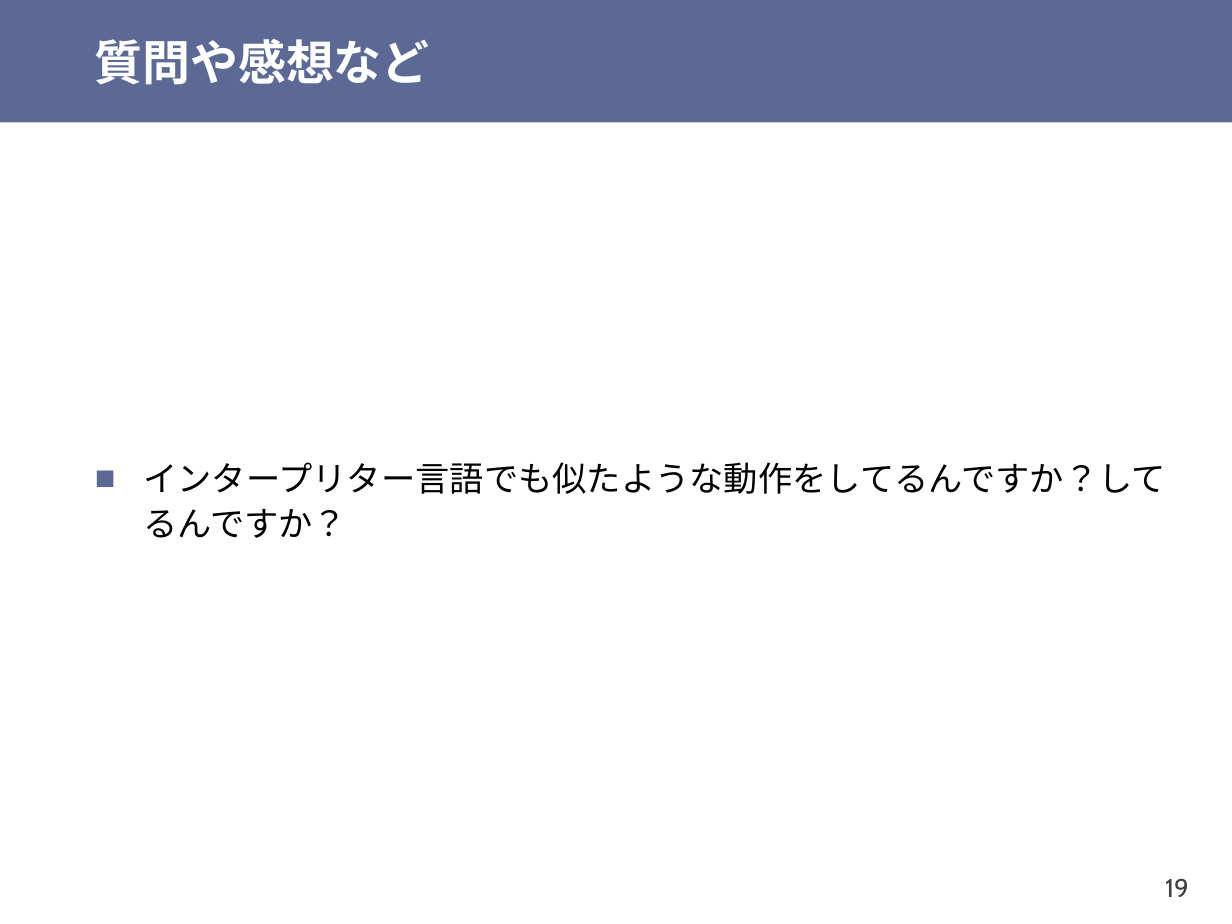
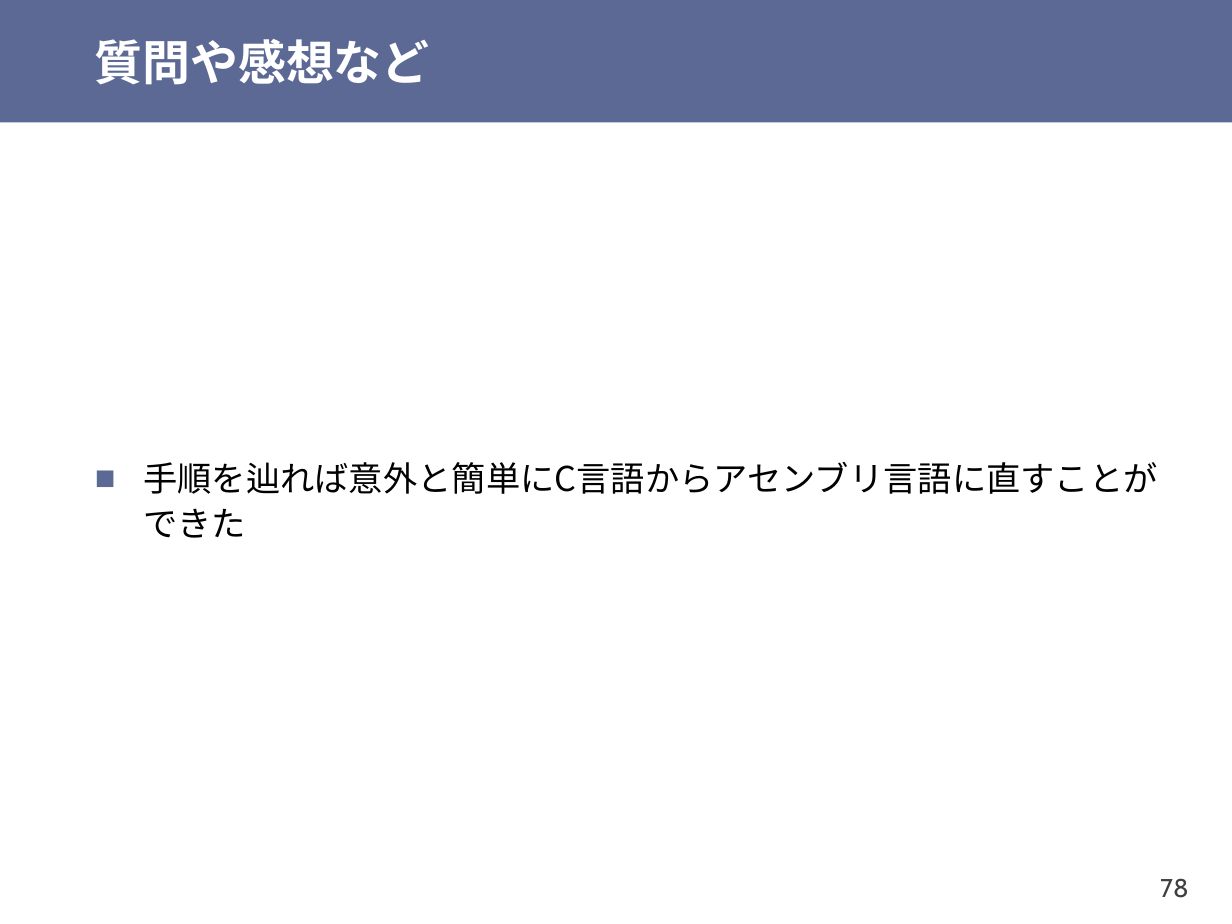
Before and after one commit to shioyadan/otya-computer-architecture-i, a slide deck: slide 78 of cai-shioya-03.pptx (slide 19 before the commit). Drawn at 1232x924 pixels with LibreOffice and Linux fonts; fonts in the diff are those of the drawing. Boxes give left, top, right and bottom in pixels: in the first picture for what was removed or moved away, otherwise in the second. Text is boxed around its words. In the diff, an @@ line names an element or a change of style, - is before the commit and + after.

```diff
--- a/cai-shioya-03.pptx
+++ b/cai-shioya-03.pptx
@@ text at (x1=143, y1=462, x2=1157, y2=494): text changed @@
-■ インタープリター言語でも似たような動作をしてるんですか？してるんですか？
+■ 手順を辿れば意外と簡単にC言語からアセンブリ言語に直すことができた
@@ page number at (x1=1160, y1=878, x2=1188, y2=898): text changed @@
-19
+78
```
Also in this commit, not shown: 18 other slides changed, 27 slides added, 24 slides removed, 1 other file.
